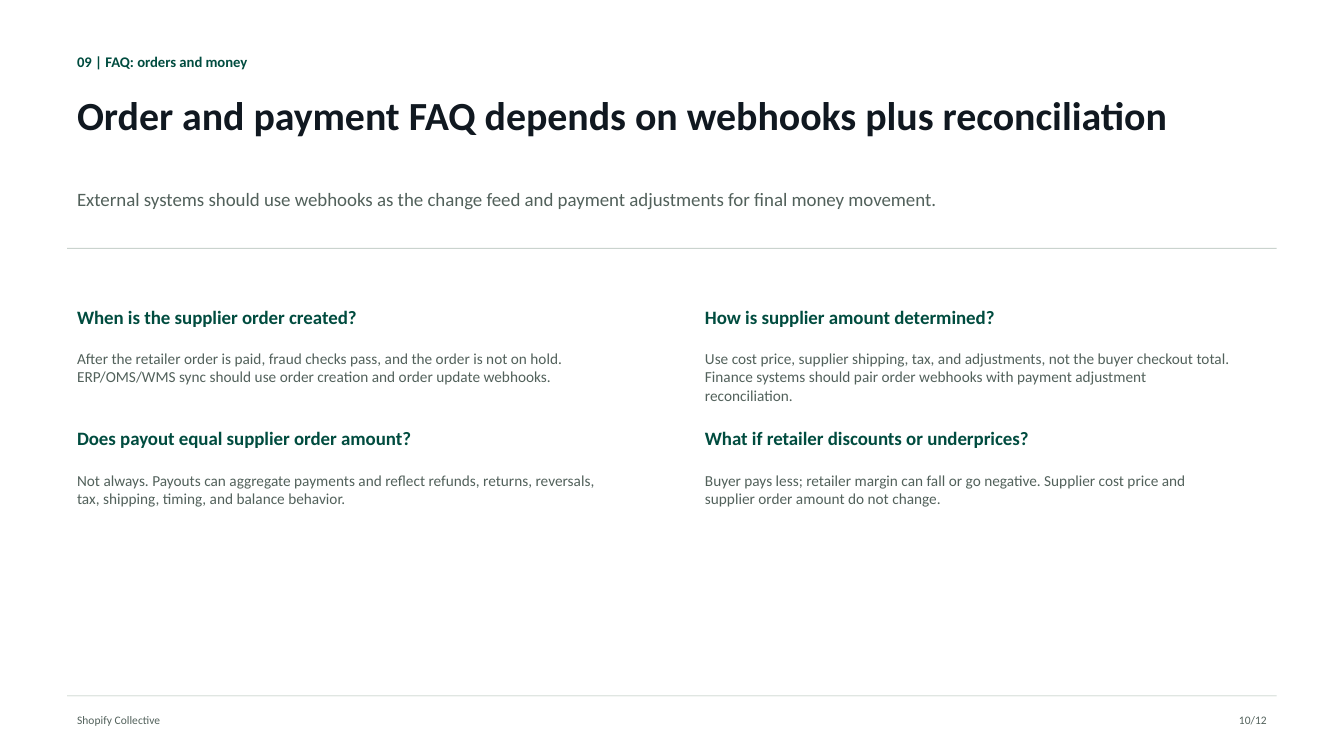
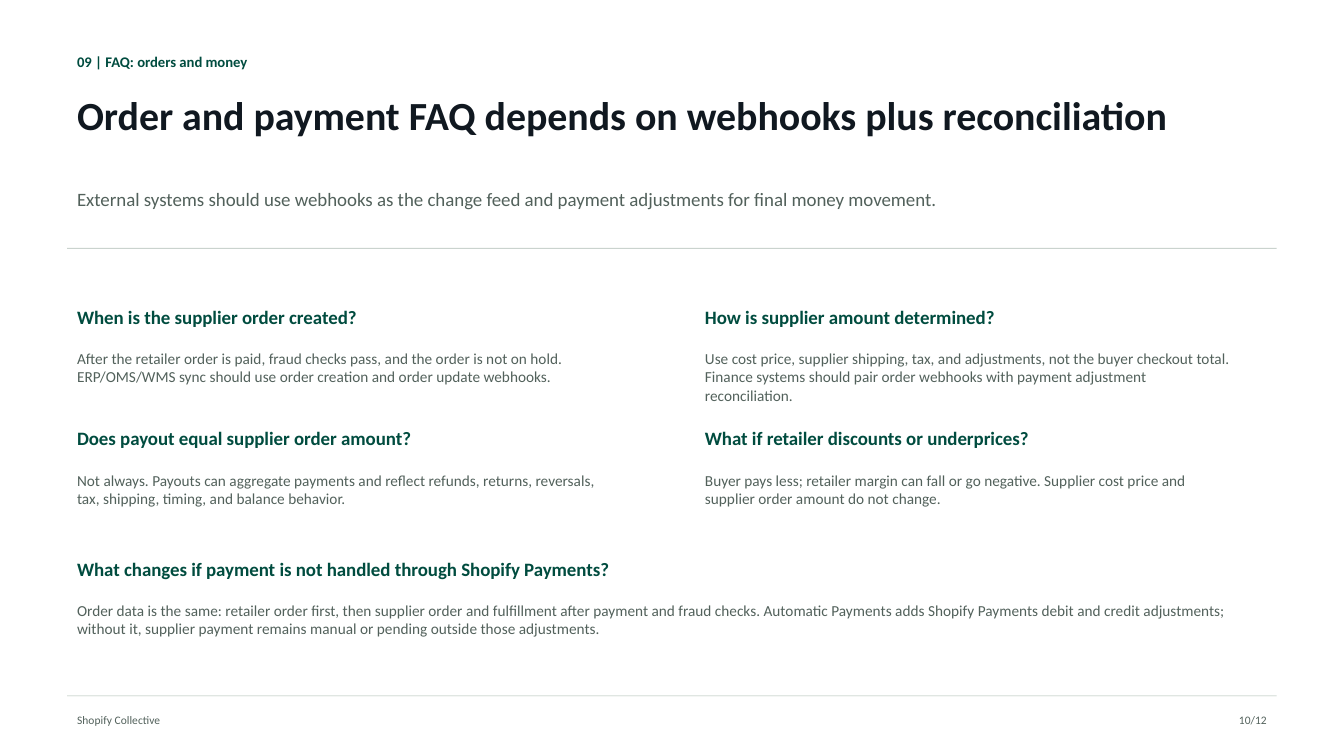
Before and after one commit to shopify-apac-ts/shopify-technical-docs, a slide deck: slide 10 of products/shopify-collective/shopify-collective-architecture.pptx. Drawn at 1344x756 pixels with LibreOffice and Linux fonts; fonts in the diff are those of the drawing. Boxes give left, top, right and bottom in pixels: in the first picture for what was removed or moved away, otherwise in the second. Text is boxed around its words. In the diff, an @@ line names an element or a change of style, - is before the commit and + after.

Commit message:
Add Collective Shopify Payments FAQ

```diff
--- a/products/shopify-collective/shopify-collective-architecture.pptx
+++ b/products/shopify-collective/shopify-collective-architecture.pptx
@@ text added at (77, 562, 609, 580), 13.5 pt, text #004C3F, bold @@
+What changes if payment is not handled through Shopify Payments?
@@ text added at (77, 605, 1224, 637), 10.9 pt, text #52615B @@
+Order data is the same: retailer order first, then supplier order and fulfillment after payment and fraud checks. Automatic Payments adds Shopify Payments debit and credit adjustments; without it, supplier payment remains manual or pending outside those adjustments.
```
Also in this commit, not shown: 4 other files.
